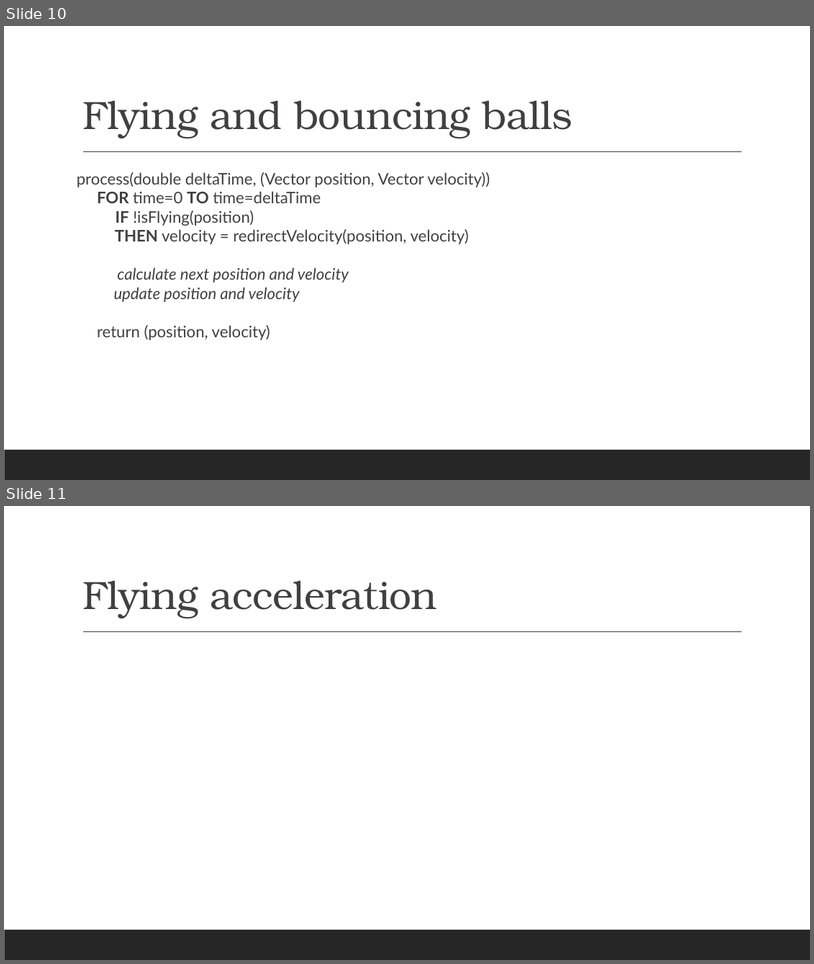
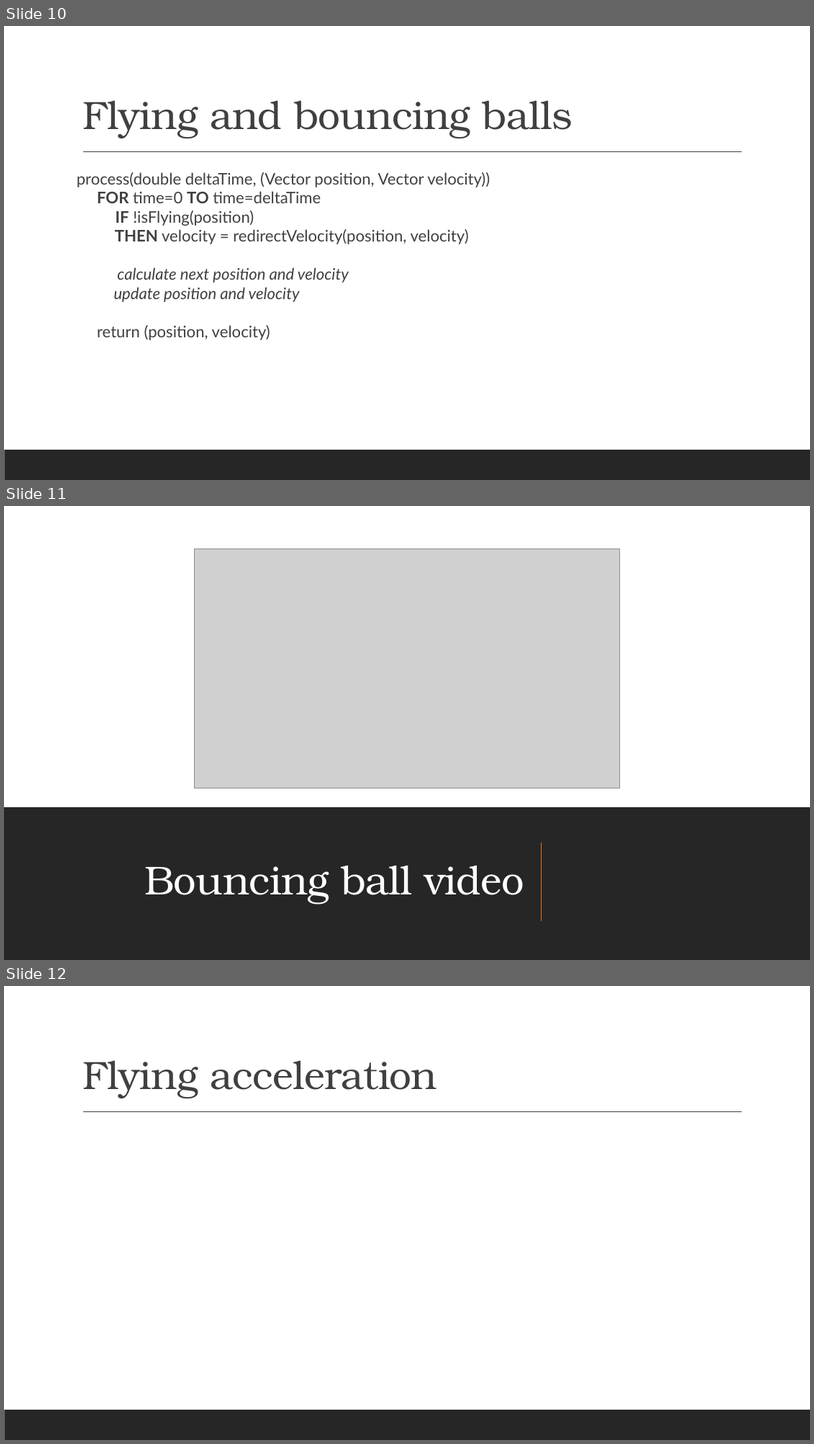
Before and after one commit to renesteeman/Project1-2_Group4, a slide deck: 04-PresentationThirdPhase.pptx. Shown one above the other, each under a label of ours: slides 10 and 11 before the commit, slides 10, 11 and 12 after it. The pictures are 814x964 and 814x1444 pixels, drawn with LibreOffice and Linux fonts; fonts in the diff are those of the drawing; grey boxes stand for pictures. Boxes give left, top, right and bottom in pixels: in the first picture for what was removed or moved away, otherwise in the second. Text is boxed around its words. In the diff, an @@ line names an element or a change of style, - is before the commit and + after.

Commit message:
Bouncing  ball video added to presentation

```diff
--- a/04-PresentationThirdPhase.pptx
+++ b/04-PresentationThirdPhase.pptx
@@ slide 11 added at <box>4,506,810,960</box>, background #FFFFFF @@
@@ rectangle added at <box>4,506,810,960</box>, fill #FFFFFF @@
@@ picture added at <box>195,548,620,788</box> @@
@@ rectangle added at <box>4,807,810,960</box>, fill #262626 @@
@@ line added from (542, 921) to (542, 842), #EC7016 1.5 pt @@
@@ title added at <box>144,865,525,904</box>, 48 pt, text #FFFFFF @@
+Bouncing ball video
@@ rectangle added at <box>4,929,810,960</box>, fill #262626 @@
@@ what was slide 11 is now slide 12 @@
```
